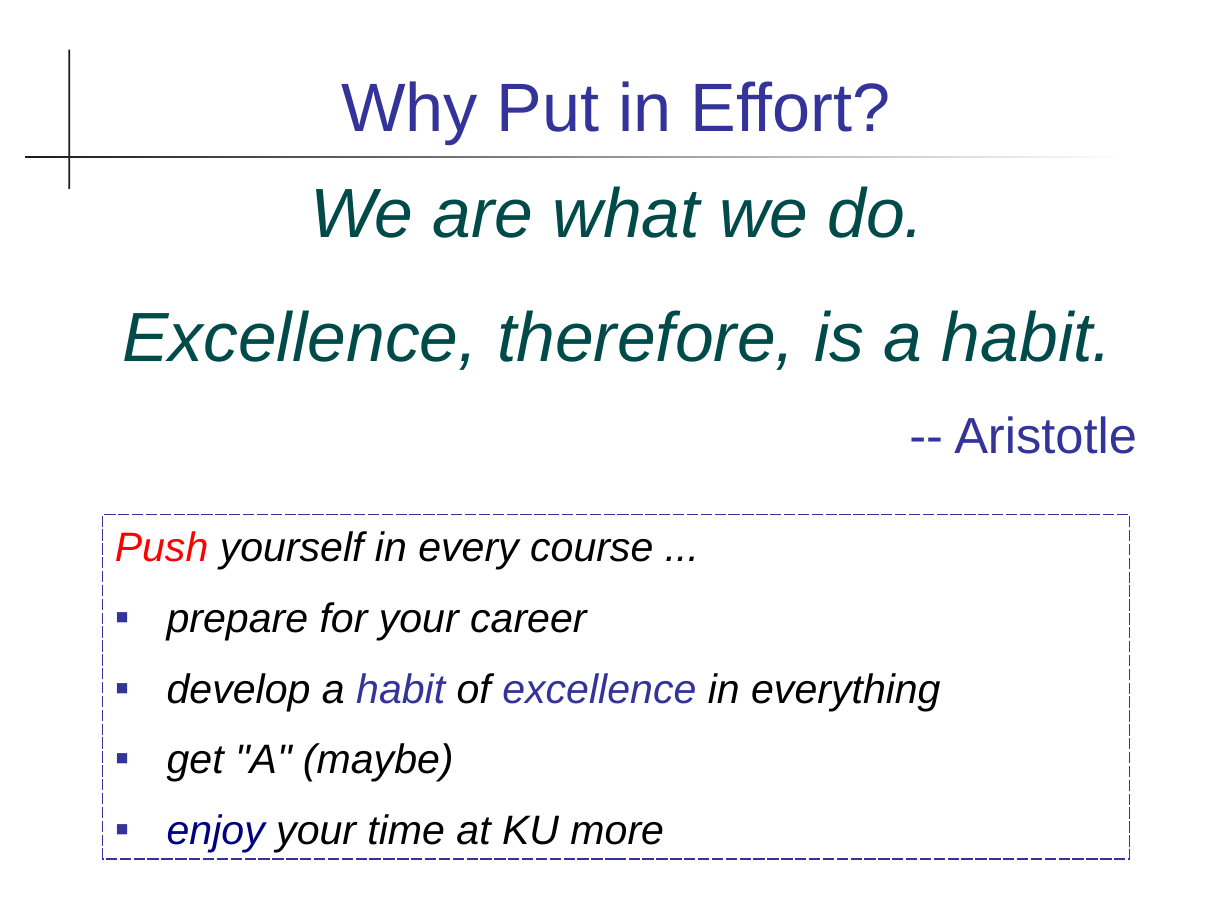
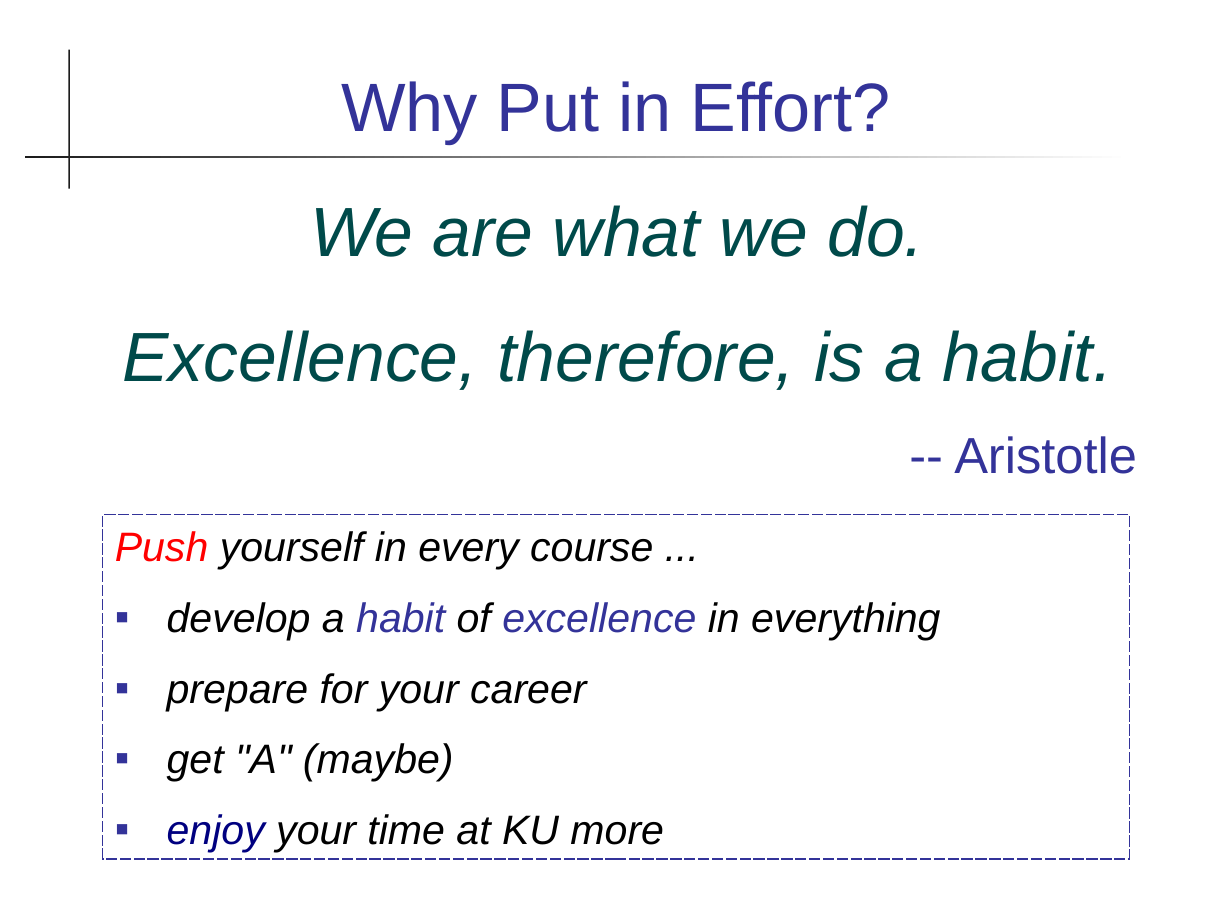
Before and after one commit to skeoop/skeoop.github.io, a slide deck: slide 20 of week1/0-Introduction-to-Course.ppt. Drawn at 1232x924 pixels with LibreOffice and Linux fonts; fonts in the diff are those of the drawing. Boxes give left, top, right and bottom in pixels: in the first picture for what was removed or moved away, otherwise in the second. Text is boxed around its words. In the diff, an @@ line names an element or a change of style, - is before the commit and + after.

```diff
--- a/week1/0-Introduction-to-Course.ppt
+++ b/week1/0-Introduction-to-Course.ppt
@@ text "We are what we do.": place and size @@
-text "We are what we do." at (122, 186, 1137, 454)
+text "We are what we do." at (122, 205, 1137, 474)
@@ text in rectangle at (167, 602, 940, 640): paragraph added @@
+▪ develop a habit of excellence in everything
@@ text in rectangle at (167, 673, 940, 711): paragraph removed @@
-▪ develop a habit of excellence in everything
```
Also in this commit, not shown: 2 other slides changed, 2 other files.
